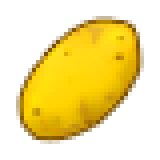
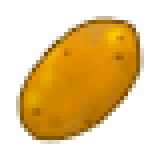
Layers edited between the first and the second 160px x 160px image:
painted on "Фигура 4" over (20, 20, 140, 140)
